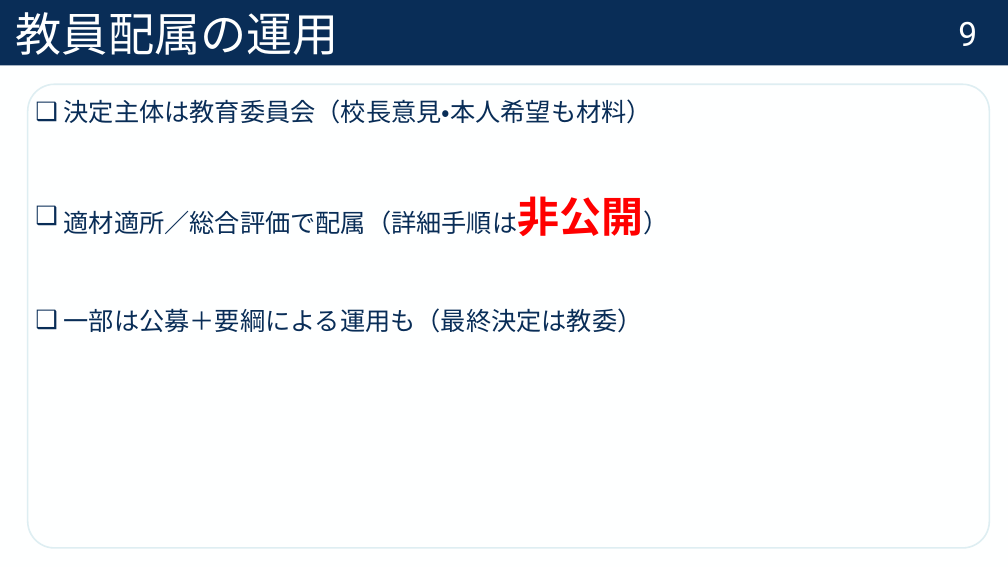
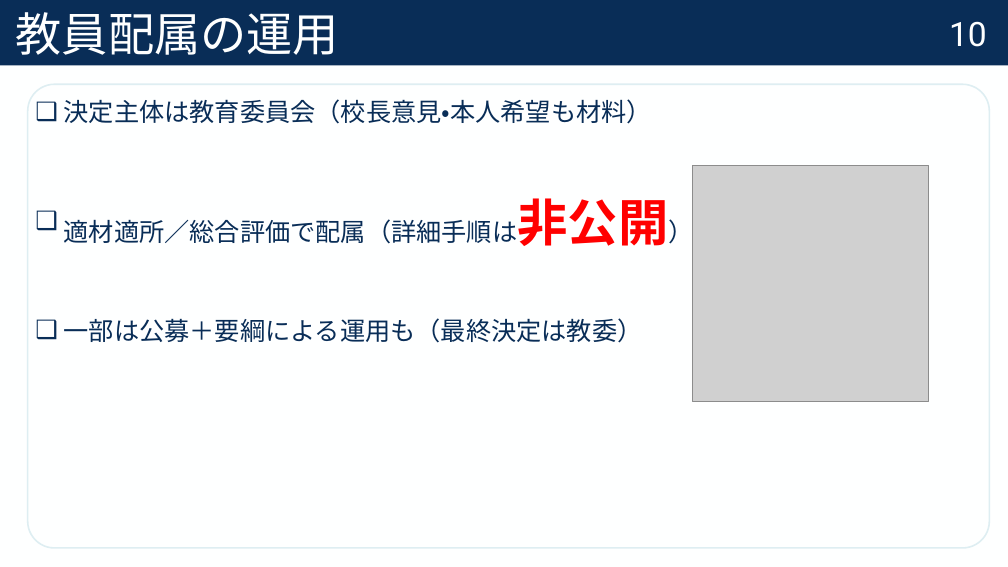
Before and after one commit to Krminfinity/master-thesis-2025, a slide deck: slide 11 of 修正コメント付き_修士論文中間報告.pptx (slide 10 before the commit). Drawn at 1008x567 pixels with LibreOffice and Linux fonts; fonts in the diff are those of the drawing; grey boxes stand for pictures. Boxes give left, top, right and bottom in pixels: in the first picture for what was removed or moved away, otherwise in the second. Text is boxed around its words. In the diff, an @@ line names an element or a change of style, - is before the commit and + after.

```diff
--- a/修正コメント付き_修士論文中間報告.pptx
+++ b/修正コメント付き_修士論文中間報告.pptx
@@ page number at bbox=[949, 21, 987, 47]: text changed @@
-9
+10
@@ picture added at bbox=[693, 166, 929, 402] @@
@@ text at bbox=[64, 219, 518, 244]: size 40 to 48 pt in "適材適所／総合評価で配属（詳細手順は非公開）" @@
```
Also in this commit, not shown: 71 other slides changed, 14 slides added, 1 slide removed.
